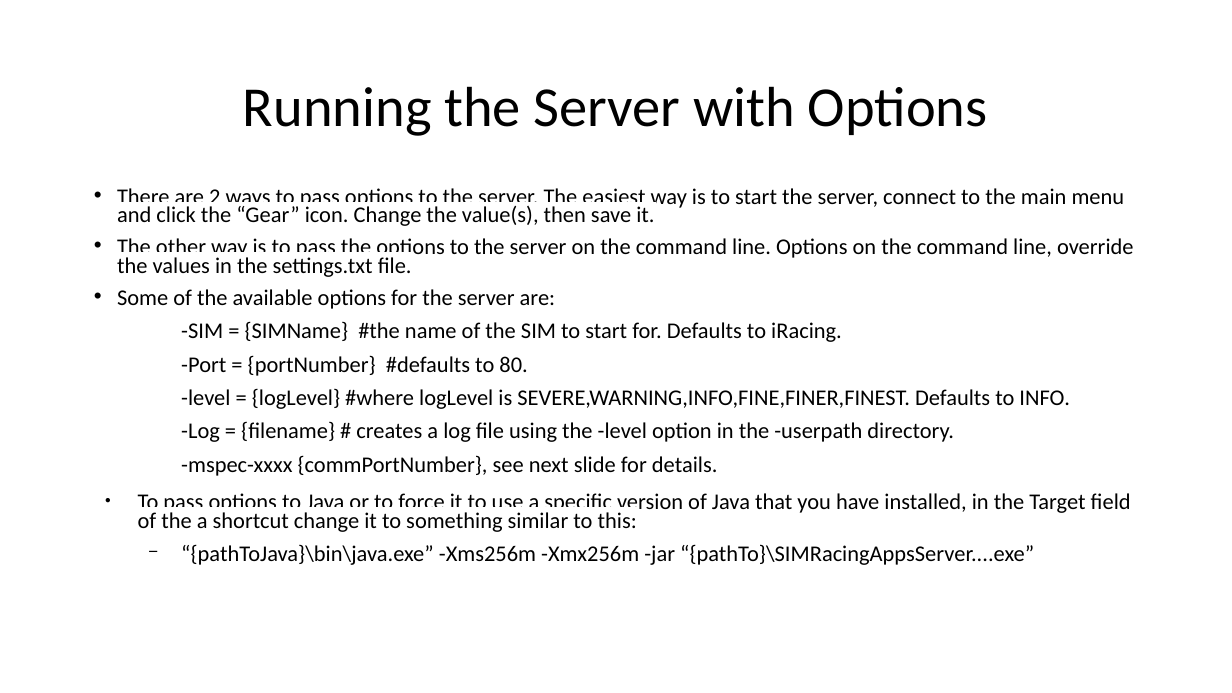
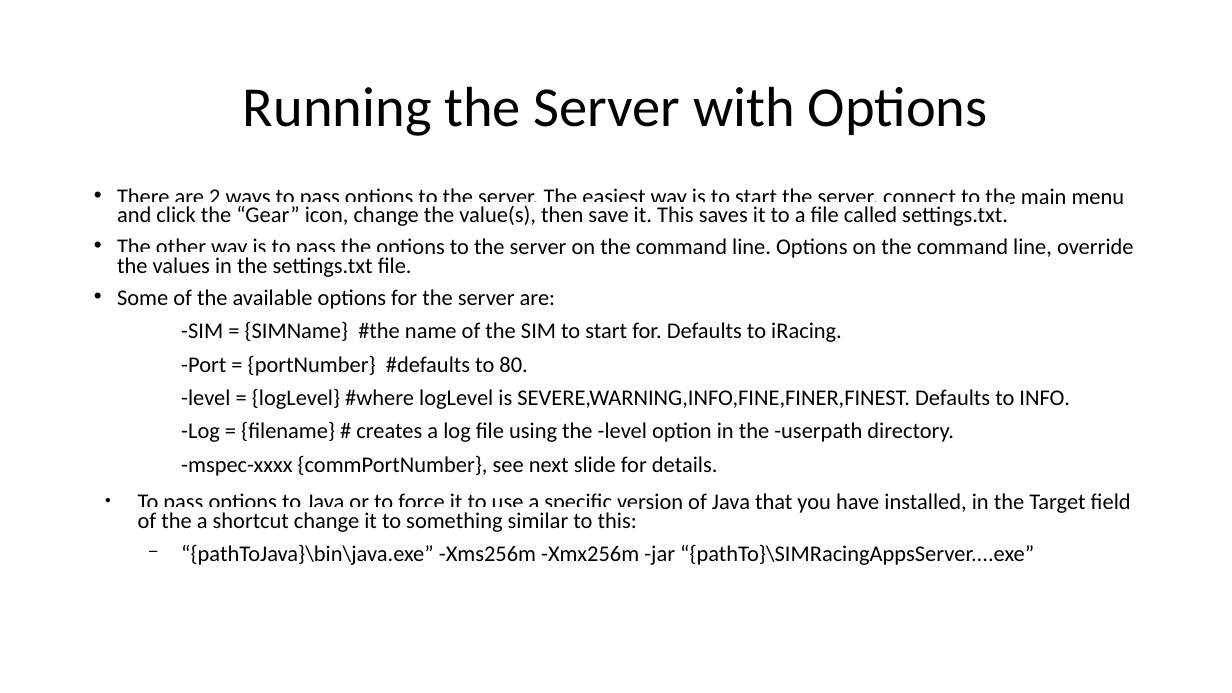
Before and after one commit to SIMRacingApps/SIMRacingApps.github.io, a slide deck: slide 17 of docs/documentation/SIMRacingApps - Quick Start Guide/SIMRacingApps - Quick Start Guide.odp. Drawn at 1232x693 pixels with LibreOffice and Linux fonts; fonts in the diff are those of the drawing. Boxes give left, top, right and bottom in pixels: in the first picture for what was removed or moved away, otherwise in the second. Text is boxed around its words. In the diff, an @@ line names an element or a change of style, - is before the commit and + after.

Commit message:
Updated the Quick Start Quide

```diff
--- a/docs/documentation/SIMRacingApps - Quick Start Guide/SIMRacingApps - Quick Start Guide.odp
+++ b/docs/documentation/SIMRacingApps - Quick Start Guide/SIMRacingApps - Quick Start Guide.odp
@@ text at <box>117,188,1125,226</box>: text changed @@
-• There are 2 ways to pass options to the server. The easiest way is to start the server, connect to the main menu and click the “Gear” icon. Change the value(s), then save it.
+• There are 2 ways to pass options to the server. The easiest way is to start the server, connect to the main menu and click the “Gear” icon, change the value(s), then save it. This saves it to a file called settings.txt.
```
Also in this commit, not shown: 10 other slides changed, 25 other files.
